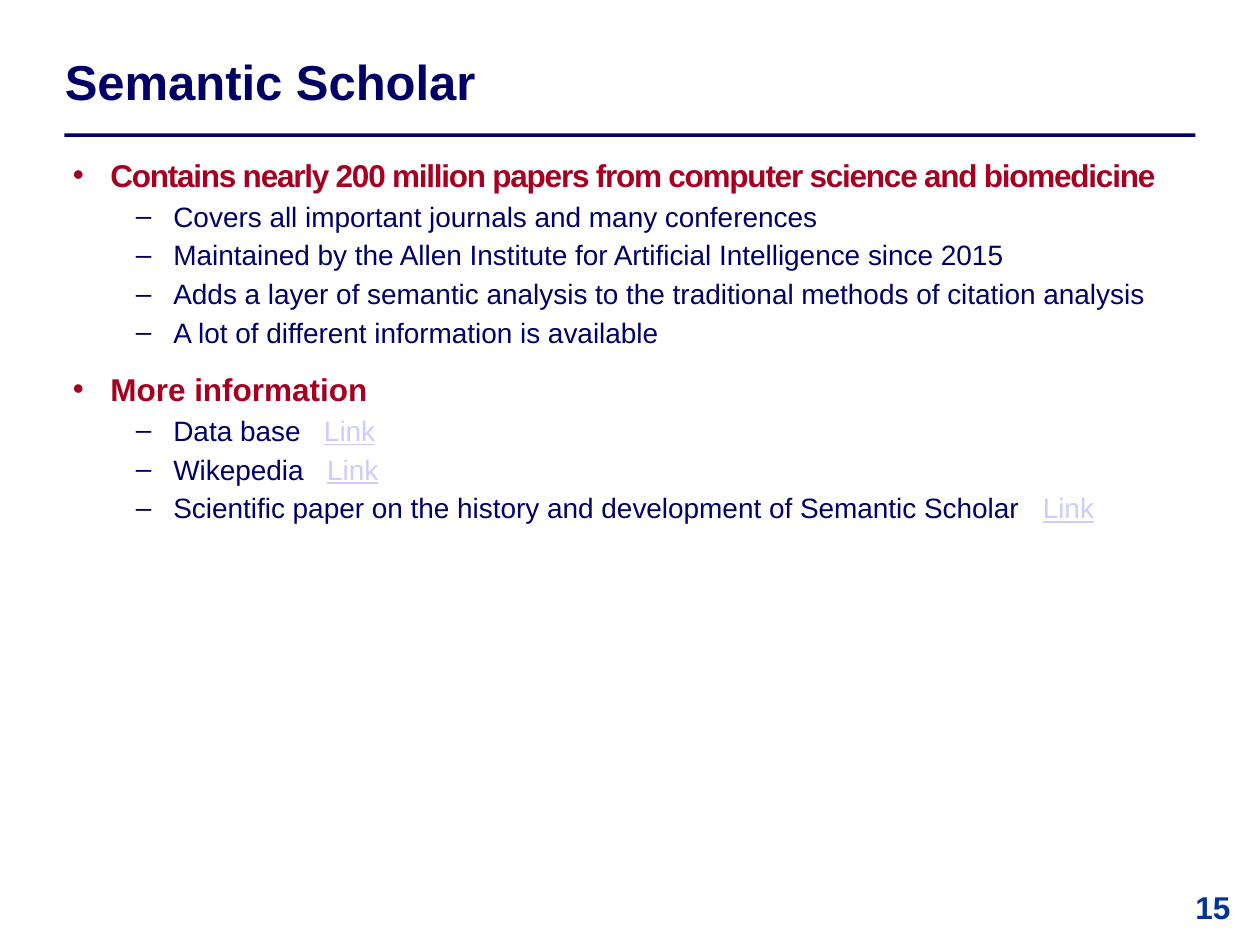
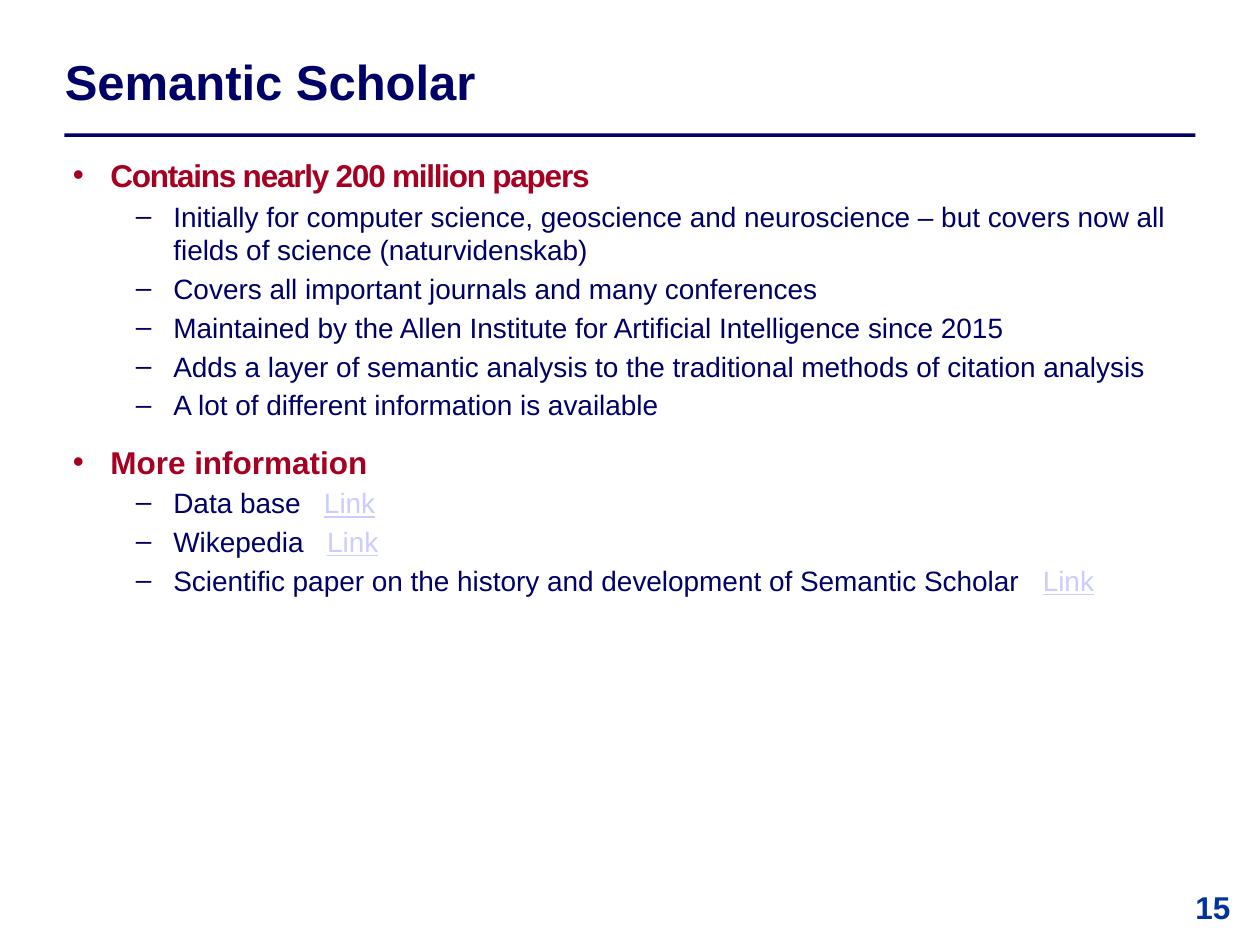
Before and after one commit to IntProgAU/Materiale, a slide deck: slide 15 of web/b24/3 Publication Traditions.pptx. Drawn at 1260x945 pixels with LibreOffice and Linux fonts; fonts in the diff are those of the drawing. Boxes give left, top, right and bottom in pixels: in the first picture for what was removed or moved away, otherwise in the second. Text is boxed around its words. In the diff, an @@ line names an element or a change of style, - is before the commit and + after.

```diff
--- a/web/b24/3 Publication Traditions.pptx
+++ b/web/b24/3 Publication Traditions.pptx
@@ text at bbox=[110, 164, 1165, 265]: text changed; size 18 to 16 pt; text colour #A50021 to #000066; bold off @@
-  • Contains nearly 200 million papers from computer science and biomedicine
+  • Contains nearly 200 million papers
+  – Initially for computer science, geoscience and neuroscience – but covers now all fields of science (naturvidenskab)
```
Also in this commit, not shown: 4 other slides changed.
